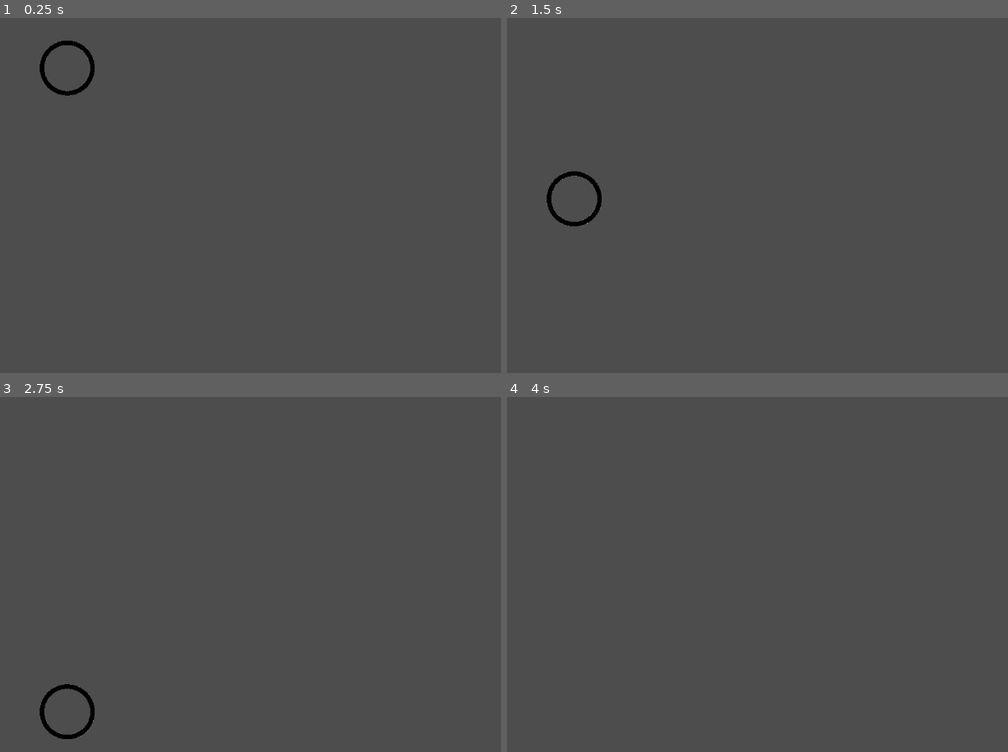
Above: before the commit, frames 1-4 (two rows, left to right).
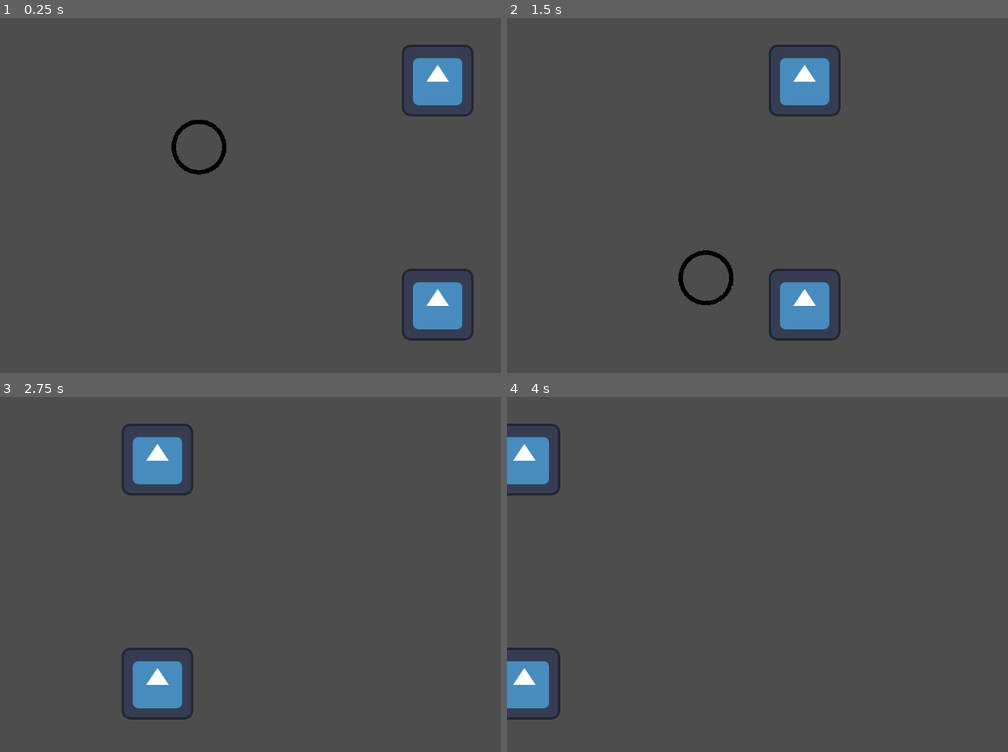
Above: after the commit, the same moments.

Repository: coreypowerdejong/flappy-bird
Game: Godot game, scene res://main.tscn
The game is run twice, just before and just after one commit, with the same random seed, the same clock (stepped at 60 frames per second) and the same inputs. The engine's default icon, where the game draws it, is replaced by a stand-in: a white triangle on a blue panel in a dark square.
Inputs:
- Up to frame 1 (0.25 s): no input
- Up to frame 2 (1.5 s): tap Space (jump) at 0.77 s
- Up to frame 3 (2.75 s): tap Space (jump) at 1.52 s
- Up to frame 4 (4 s): tap Space (jump) at 3.02, 3.77 s

The runs differ from the first frame. In frame 1, 4.2% of the frame differs, in the area x 7-95%, y 6-91%; in frame 2, 4.2%, in the area x 7-67%, y 7-91%; in frame 3, 3.8%; in frame 4, 2.7%.

Commit message:
Add basic pipe with movement, no wraparound

Diff:
--- a/main.tscn
+++ b/main.tscn
@@ -1,15 +1,19 @@
-[gd_scene load_steps=4 format=3 uid="uid://bi6bde8mdjeee"]
+[gd_scene load_steps=7 format=3 uid="uid://bi6bde8mdjeee"]
 
 [ext_resource type="Script" path="res://bird.gd" id="1_n5ngb"]
 [ext_resource type="Texture2D" uid="uid://6u7m0q0bsxw" path="res://debug_circle.png" id="1_rt342"]
+[ext_resource type="Script" path="res://pipe.gd" id="3_kgtnp"]
+[ext_resource type="Texture2D" uid="uid://co5me0f41s647" path="res://icon.svg" id="3_mn8v4"]
 
 [sub_resource type="CircleShape2D" id="CircleShape2D_o54qn"]
 radius = 47.8539
 
+[sub_resource type="RectangleShape2D" id="RectangleShape2D_ip1gb"]
+
 [node name="main" type="Node2D"]
 
 [node name="bird" type="CharacterBody2D" parent="."]
-position = Vector2(120, 71)
+position = Vector2(355, 212)
 script = ExtResource("1_n5ngb")
 metadata/_edit_group_ = true
 
@@ -19,3 +23,27 @@
 [node name="Sprite2D" type="Sprite2D" parent="bird"]
 scale = Vector2(0.100255, 0.100255)
 texture = ExtResource("1_rt342")
+
+[node name="pipe" type="Node2D" parent="."]
+position = Vector2(831, 126)
+script = ExtResource("3_kgtnp")
+metadata/_edit_group_ = true
+
+[node name="top_pipe" type="Area2D" parent="pipe"]
+metadata/_edit_group_ = true
+
+[node name="CollisionShape2D" type="CollisionShape2D" parent="pipe/top_pipe"]
+shape = SubResource("RectangleShape2D_ip1gb")
+
+[node name="Sprite2D" type="Sprite2D" parent="pipe/top_pipe"]
+texture = ExtResource("3_mn8v4")
+
+[node name="bottom_pipe" type="Area2D" parent="pipe"]
+position = Vector2(2.08165e-12, 400)
+metadata/_edit_group_ = true
+
+[node name="CollisionShape2D" type="CollisionShape2D" parent="pipe/bottom_pipe"]
+shape = SubResource("RectangleShape2D_ip1gb")
+
+[node name="Sprite2D" type="Sprite2D" parent="pipe/bottom_pipe"]
+texture = ExtResource("3_mn8v4")
--- /dev/null
+++ b/pipe.gd
@@ -0,0 +1,13 @@
+extends Node2D
+
+
+# Called when the node enters the scene tree for the first time.
+func _ready():
+	#position.x = 1280
+	pass
+
+
+# Called every frame. 'delta' is the elapsed time since the previous frame.
+func _process(delta):
+	position.x -= 200*delta
+	pass
